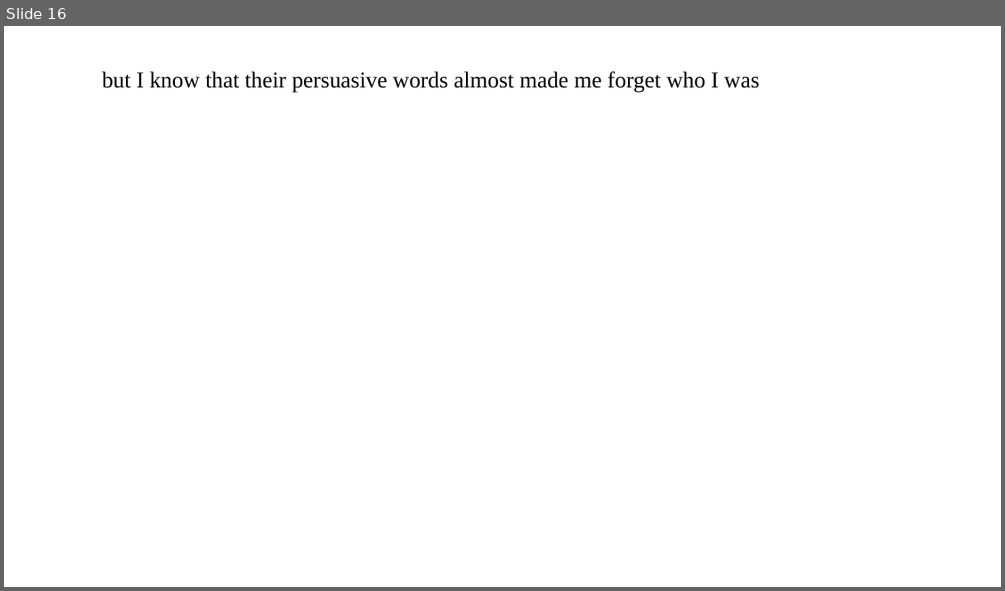
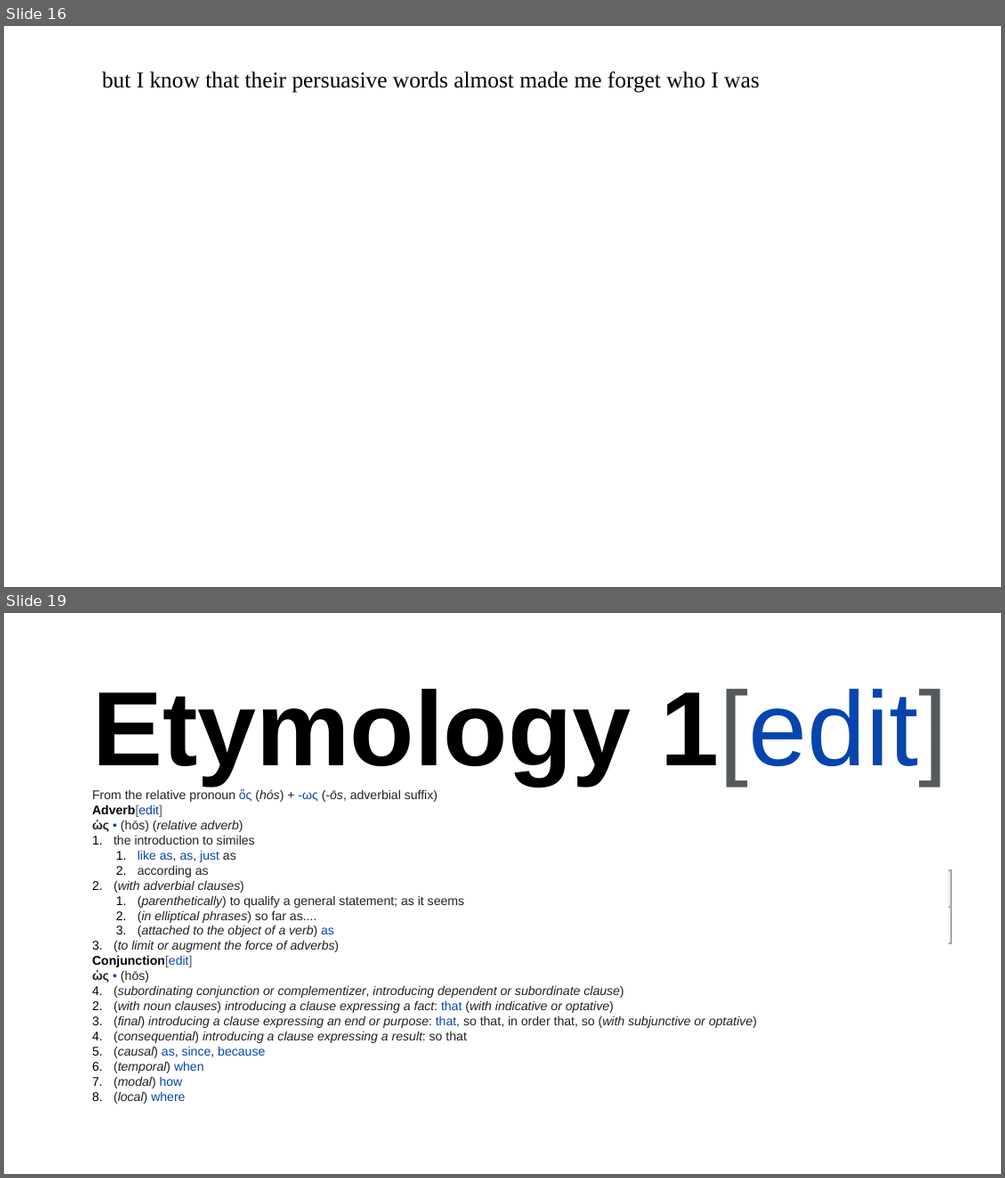
Before and after one commit to kommunikativenHandelns/Hellenike, a slide deck: plato_apology.odp. Shown one above the other, each under a label of ours: slide 16 before the commit, slides 16 and 19 after it; the slides between them are not shown. The pictures are 1005x591 and 1005x1178 pixels, drawn with LibreOffice and Linux fonts; fonts in the diff are those of the drawing. Boxes give left, top, right and bottom in pixels: in the first picture for what was removed or moved away, otherwise in the second. Text is boxed around its words. In the diff, an @@ line names an element or a change of style, - is before the commit and + after.

```diff
--- a/plato_apology.odp
+++ b/plato_apology.odp
@@ slide 19 added at (4, 613, 1001, 1174), background #FFFFFF @@
@@ freeform shape added at (42, 656, 948, 1131), fill #FFFFFF, 10 pt, text #202122, italic @@
+Etymology 1[edit]
+From the relative pronoun ὅς (hós) + -ως (-ōs, adverbial suffix)
+Adverb[edit]
+ὡς • (hōs) (relative adverb)
+1. the introduction to similes
+  1. like as, as, just as
+  2. according as
+2. (with adverbial clauses)
+  1. (parenthetically) to qualify a general statement; as it seems
+  2. (in elliptical phrases) so far as....
+  3. (attached to the object of a verb) as
+3. (to limit or augment the force of adverbs)
+Conjunction[edit]
+ὡς • (hōs)
+1. (subordinating conjunction or complementizer, introducing dependent or subordinate clause)
+2. (with noun clauses) introducing a clause expressing a fact: that (with indicative or optative)
+3. (final) introducing a clause expressing an end or purpose: that, so that, in order that, so (with subjunctive or optative)
+4. (consequential) introducing a clause expressing a result: so that
+5. (causal) as, since, because
+6. (temporal) when
+7. (modal) how
+8. (local) where
@@ table added at (54, 871, 951, 943), 2 rows, 1 columns @@
+PIE word
+*yós
```
Also in this commit, not shown: 5 other slides added, 1 other file.
